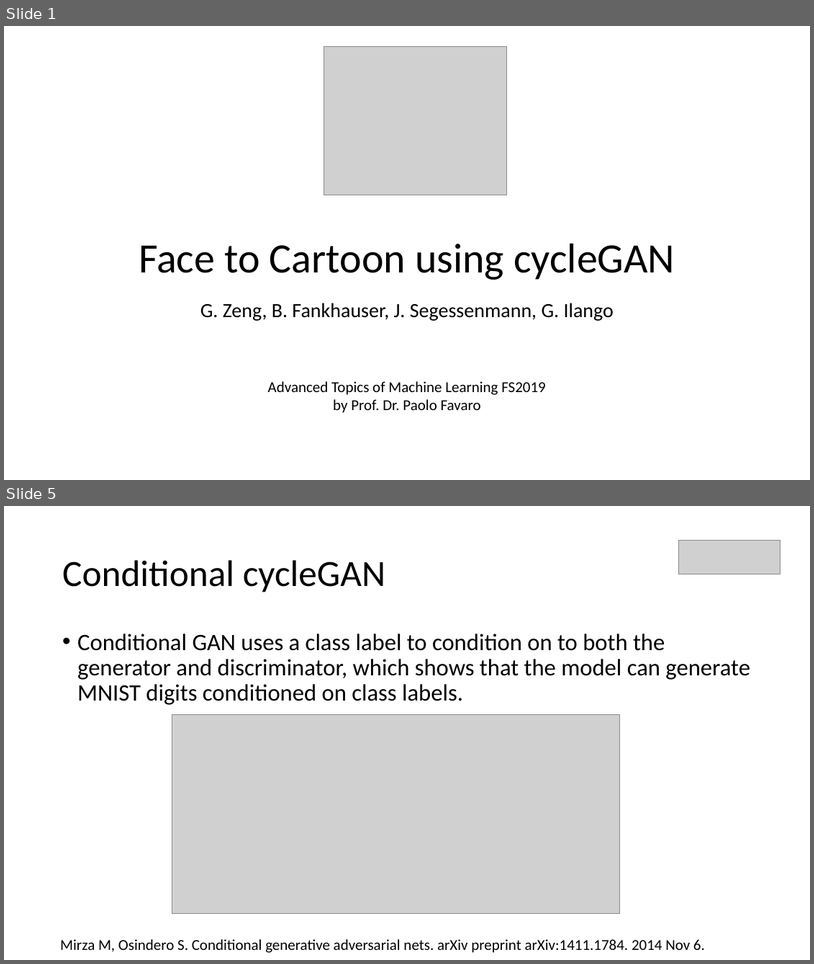
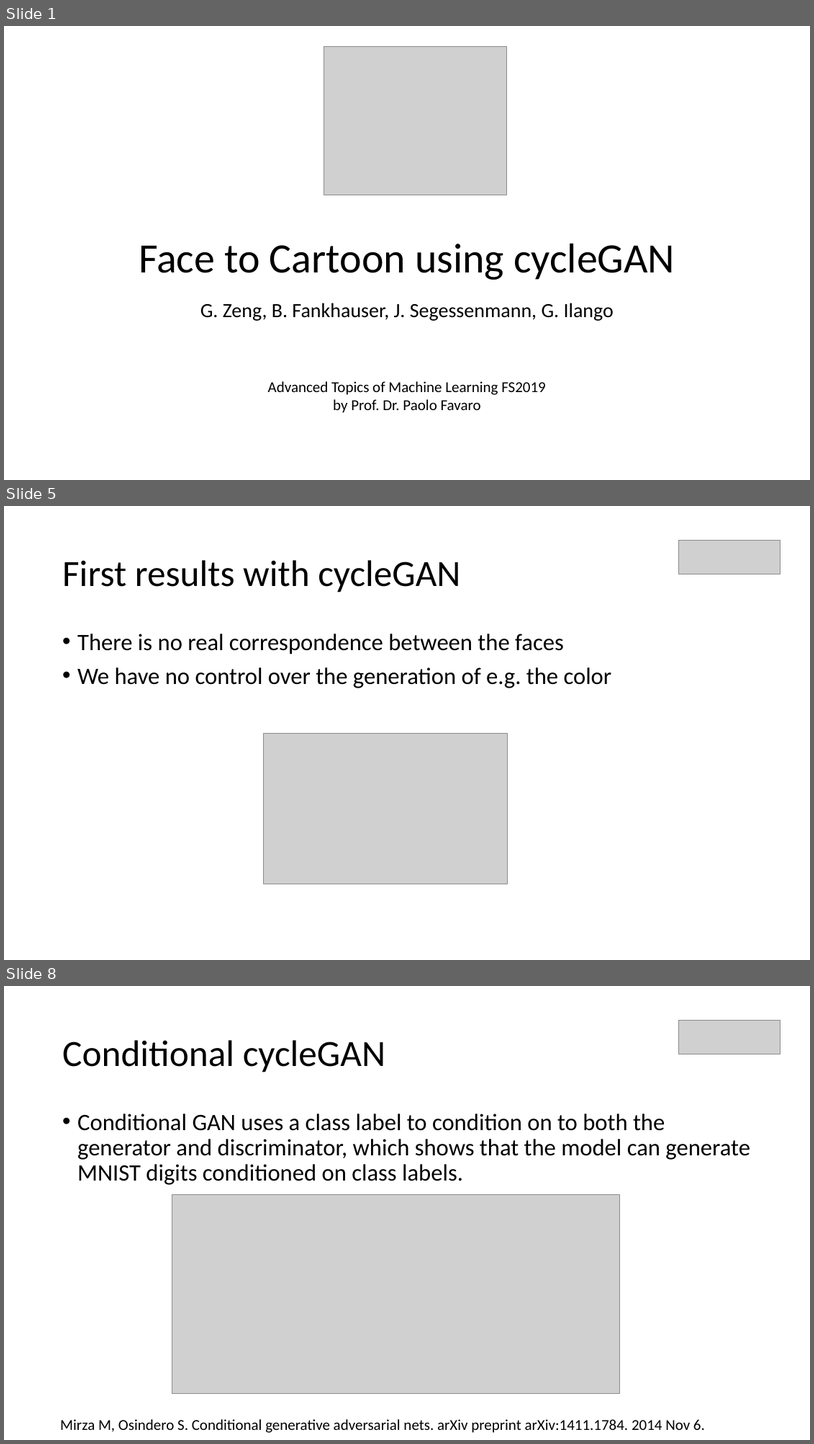
Before and after one commit to fs2019-atml/face-to-cartoon, a slide deck: Presentation_FaceToCartoon.pptx. Shown one above the other, each under a label of ours: slides 1 and 5 before the commit, slides 1, 5 and 8 after it; the slides between them are not shown. The pictures are 814x964 and 814x1444 pixels, drawn with LibreOffice and Linux fonts; fonts in the diff are those of the drawing; grey boxes stand for pictures. Boxes give left, top, right and bottom in pixels: in the first picture for what was removed or moved away, otherwise in the second. Text is boxed around its words. In the diff, an @@ line names an element or a change of style, - is before the commit and + after.

```diff
--- a/Presentation_FaceToCartoon.pptx
+++ b/Presentation_FaceToCartoon.pptx
@@ slide 5 added at [4,506,810,960], background #FFFFFF @@
@@ picture added at [679,541,781,574] @@
@@ title added at [62,560,460,592], 44 pt, text #000000 @@
+First results with cycleGAN
@@ text added at [77,633,612,688], 28 pt, text #000000 @@
+• There is no real correspondence between the faces
+• We have no control over the generation of e.g. the color
@@ picture added at [263,733,507,883] @@
@@ what was slide 5 is now slide 8 @@
```
Also in this commit, not shown: 3 slides changed, 5 other slides added, 3 slides removed, 1 other file.
